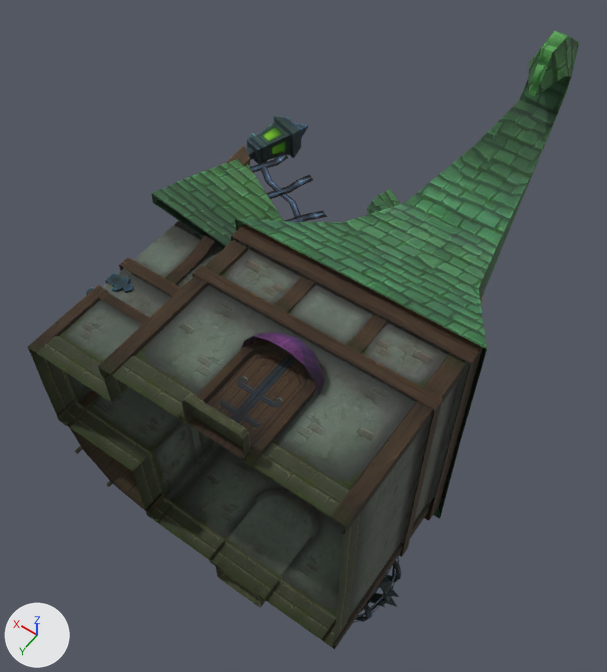
A saved change to the OBJ model sceneobjs/huodong_fuben_603/huodong_fuben_603_lianjinshi/tx_huodong_fuben_603_lianjinshi_02.obj.
Before and after are seen from a 50 mm lens placed at (-259.0, 187.0, 580.0), pointed at (17.0, -200.0, -28.0). Every picture has the same lights, and +X, +Y and +Z are marked at lower left. Where no turn or scale is listed for an object, it has been applied to the vertices. Vertices at the same position are counted once.

The first picture shows 'tx_huodong_fuben_603_lianjinshi_02'.
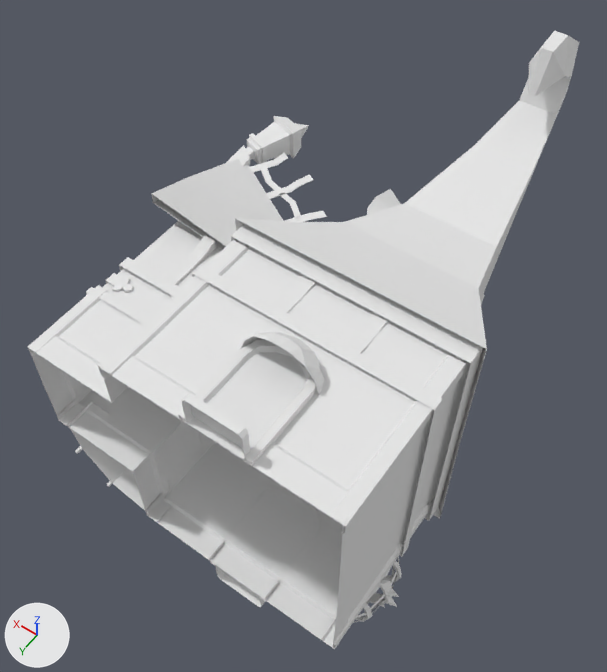
Edits to the scene script, one JSON object a line:
```json
{"op": "add", "block": "mat_material_2_1", "code": ["mat_material_2_1 = principled_material('material_2')", "mat_material_2_1.base_color = (0.8, 0.8, 0.8)  # white #e7e7e7", "mat_material_2_1.roughness = 1.0"]}
{"op": "add", "block": "mat_material_4_1", "code": ["mat_material_4_1 = principled_material('material_4')", "mat_material_4_1.base_color = (0.8, 0.8, 0.8)  # white #e7e7e7", "mat_material_4_1.roughness = 1.0"]}
{"op": "add", "block": "mat_material_5_1", "code": ["mat_material_5_1 = principled_material('material_5')", "mat_material_5_1.base_color = (0.8, 0.8, 0.8)  # white #e7e7e7", "mat_material_5_1.roughness = 1.0"]}
{"op": "add", "block": "mat_material_1_1", "code": ["mat_material_1_1 = principled_material('material_1')", "mat_material_1_1.base_color = (0.8, 0.8, 0.8)  # white #e7e7e7", "mat_material_1_1.roughness = 1.0"]}
{"op": "add", "block": "mat_material_6_1", "code": ["mat_material_6_1 = principled_material('material_6')", "mat_material_6_1.base_color = (0.8, 0.8, 0.8)  # white #e7e7e7", "mat_material_6_1.roughness = 1.0"]}
{"op": "add", "block": "mat_material_3_1", "code": ["mat_material_3_1 = principled_material('material_3')", "mat_material_3_1.base_color = (0.8, 0.8, 0.8)  # white #e7e7e7", "mat_material_3_1.roughness = 1.0"]}
{"block": "me_tx_huodong_fuben_603_lianjinshi_02", "where": "me_tx_huodong_fuben_603_lianjinshi_02.from_pydata(...)  # 2884 vertices, 3625 faces; spans x -172.0..172.0, y -512.0..1.0, z -165.0..165.0"}
{"block": "me_tx_huodong_fuben_603_lianjinshi_02", "where": "# used by ob_tx_huodong_fuben_603_lianjinshi_02; location = (0.0, 0.0, 0.0)"}
{"block": "me_tx_huodong_fuben_603_lianjinshi_02", "change": "me_tx_huodong_fuben_603_lianjinshi_02 part 1: all 572 faces that had it switch from mat_material_2 (picture img_huodong_fuben_603_lianjinshi_02_png) to mat_material_2_1 (white #e7e7e7)"}
{"block": "me_tx_huodong_fuben_603_lianjinshi_02", "change": "me_tx_huodong_fuben_603_lianjinshi_02 part 2: all 145 faces that had it switch from mat_material_3 (picture img_huodong_fuben_603_lianjinshi_03_png) to mat_material_3_1 (white #e7e7e7)"}
{"block": "me_tx_huodong_fuben_603_lianjinshi_02", "change": "me_tx_huodong_fuben_603_lianjinshi_02 part 3: all 914 faces that had it switch from mat_material_4 (picture img_huodong_fuben_603_lianjinshi_04_png) to mat_material_4_1 (white #e7e7e7)"}
{"block": "me_tx_huodong_fuben_603_lianjinshi_02", "change": "me_tx_huodong_fuben_603_lianjinshi_02 part 4: all 838 faces that had it switch from mat_material_5 (picture img_huodong_fuben_603_lianjinshi_05_png) to mat_material_5_1 (white #e7e7e7)"}
{"block": "me_tx_huodong_fuben_603_lianjinshi_02", "change": "me_tx_huodong_fuben_603_lianjinshi_02 part 5: all 1040 faces that had it switch from mat_material_6 (picture img_huodong_fuben_603_lianjinshi_06_png) to mat_material_6_1 (white #e7e7e7)"}
{"block": "me_tx_huodong_fuben_603_lianjinshi_02", "change": "me_tx_huodong_fuben_603_lianjinshi_02 part 6: all 116 faces that had it switch from mat_material_1 (picture img_huodong_fuben_603_lianjinshi_01_png) to mat_material_1_1 (white #e7e7e7)"}
```

Boxes (x1, y1, x2, y2) around the edits, measured in the pictures (607 x 672 px):
```json
{"part": 1, "of": "me_tx_huodong_fuben_603_lianjinshi_02", "change": "recoloured", "before": [86, 116, 309, 295], "after": [86, 116, 309, 295]}
{"part": 2, "of": "me_tx_huodong_fuben_603_lianjinshi_02", "change": "recoloured", "before": [29, 221, 470, 648], "after": [29, 221, 470, 648], "on screen": "grey to white"}
{"part": 3, "of": "me_tx_huodong_fuben_603_lianjinshi_02", "change": "recoloured", "before": [68, 294, 485, 622], "after": [68, 294, 485, 622]}
{"part": 4, "of": "me_tx_huodong_fuben_603_lianjinshi_02", "change": "recoloured", "before": [28, 223, 483, 649], "after": [28, 223, 483, 649], "on screen": "brown to white"}
{"part": 5, "of": "me_tx_huodong_fuben_603_lianjinshi_02", "change": "recoloured", "before": [151, 152, 400, 607], "after": [151, 152, 400, 607], "on screen": "green to white"}
{"part": 6, "of": "me_tx_huodong_fuben_603_lianjinshi_02", "change": "recoloured", "before": [235, 31, 579, 519], "after": [235, 31, 579, 519], "on screen": "green to white"}
```
